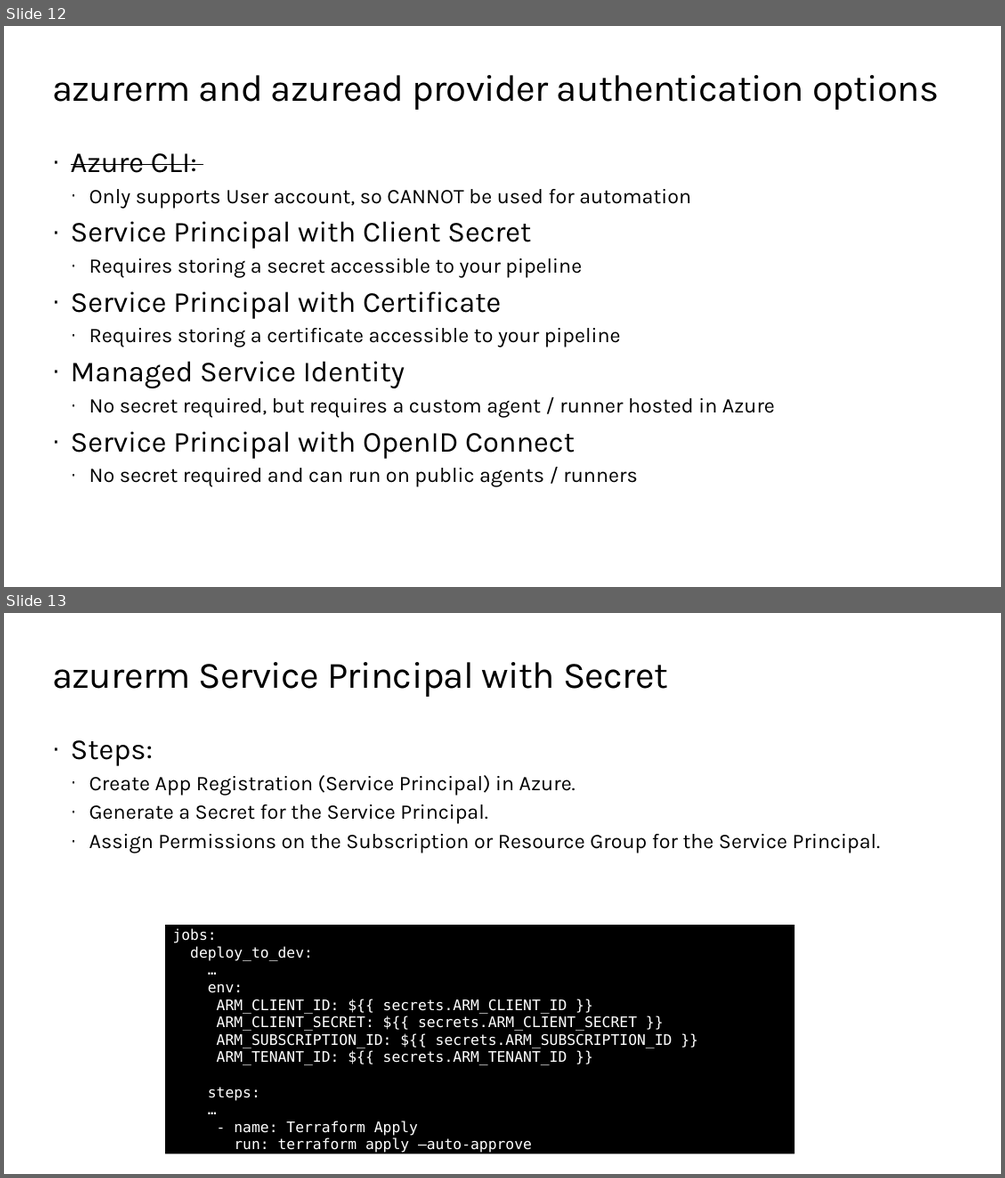
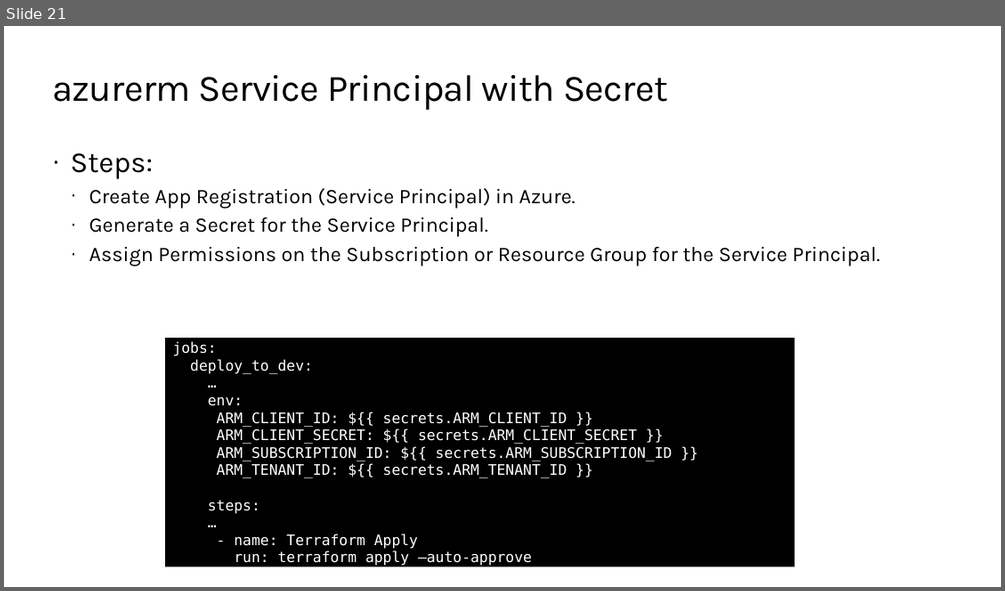
Before and after one commit to TIS-Cloud-Team/TF_Community_workshop, a slide deck: PPTs/06_continuous_delivery.pptx. Shown one above the other, each under a label of ours: slides 12 and 13 before the commit, slide 21 after it. The pictures are 1005x1178 and 1005x591 pixels, drawn with LibreOffice and Linux fonts; fonts in the diff are those of the drawing; background and template pictures are left out. Boxes give left, top, right and bottom in pixels: in the first picture for what was removed or moved away, otherwise in the second. Text is boxed around its words. In the diff, an @@ line names an element or a change of style, - is before the commit and + after.

```diff
--- a/PPTs/06_continuous_delivery.pptx
+++ b/PPTs/06_continuous_delivery.pptx
@@ slide 12 removed at (x1=4, y1=26, x2=1001, y2=587), background #FFFFFF @@
@@ title removed at (x1=52, y1=75, x2=939, y2=110) @@
-azurerm and azuread provider authentication options
@@ text removed at (x1=71, y1=153, x2=775, y2=487) @@
-· Azure CLI:
-  · Only supports User account, so CANNOT be used for automation
-· Service Principal with Client Secret
-  · Requires storing a secret accessible to your pipeline
-· Service Principal with Certificate
-  · Requires storing a certificate accessible to your pipeline
-· Managed Service Identity
-  · No secret required, but requires a custom agent / runner hosted in Azure
-· Service Principal with OpenID Connect
-  · No secret required and can run on public agents / runners
@@ what was slide 13 is now slide 21 @@
```
Also in this commit, not shown: 9 slides added, 7 other files.
